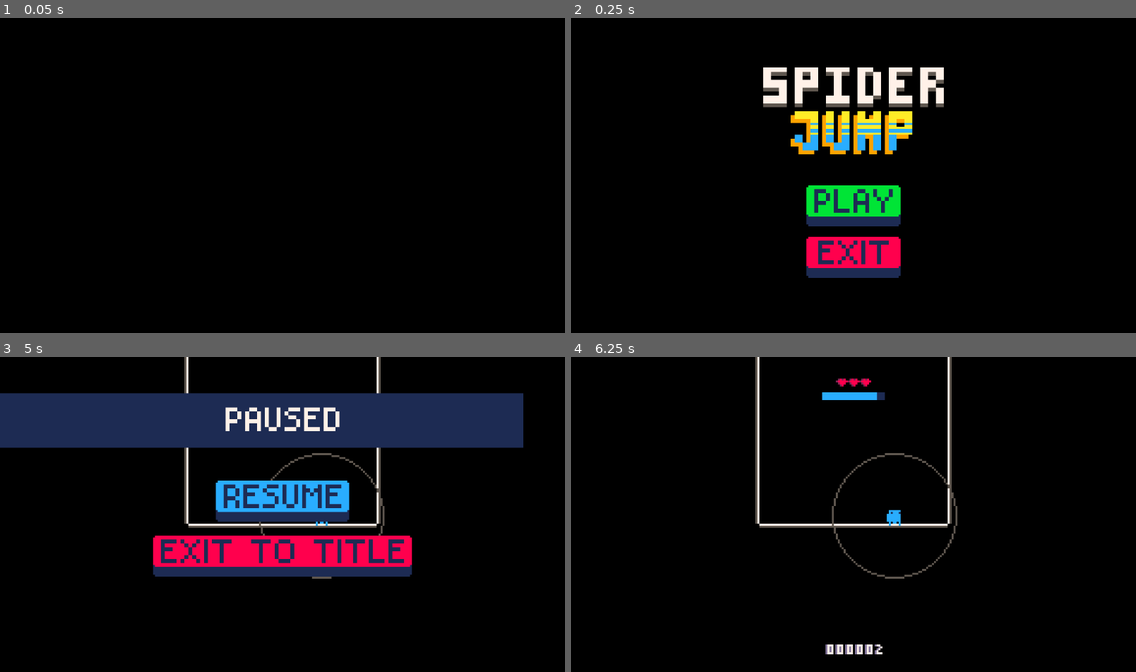
Above: before the commit, frames 1-4 (two rows, left to right).
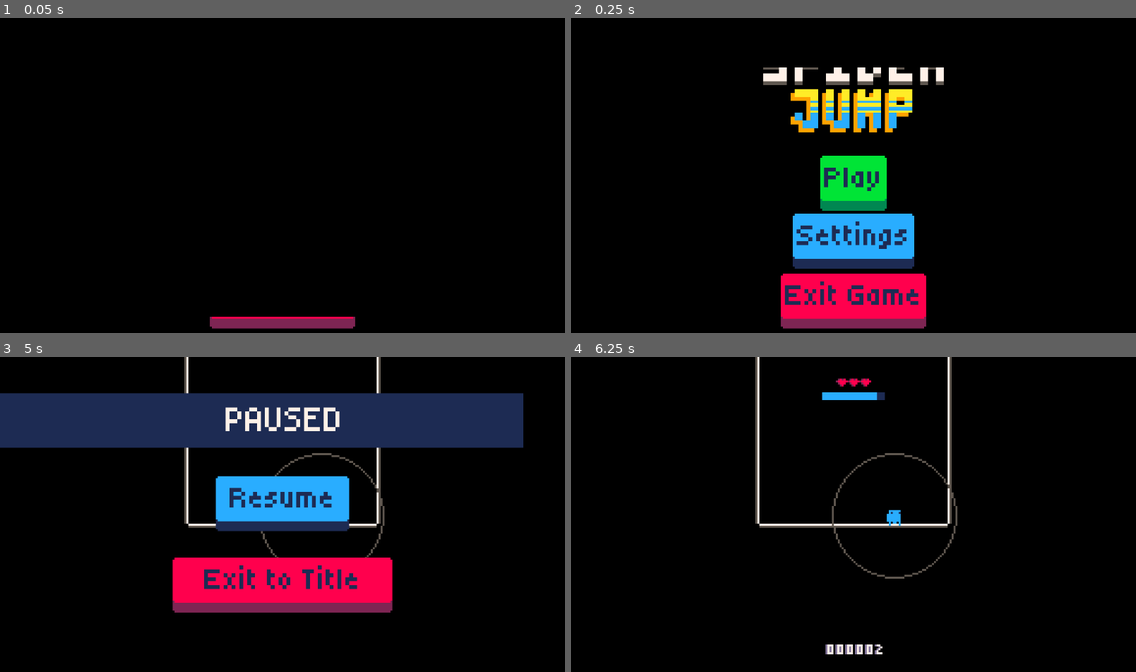
Above: after the commit, the same moments.

Repository: Flamenccio/spider-jump
Game: Godot game, scene res://scenes/ui/main_menu.tscn
The game is run twice, just before and just after one commit, with the same random seed, the same clock (stepped at 60 frames per second) and the same inputs. The engine's default icon, where the game draws it, is replaced by a stand-in: a white triangle on a blue panel in a dark square.
Inputs (mouse positions are in pixels of both pictures, inside the frame that each line leads up to; where the layout moved, square brackets give the same spot in the first picture):
- Up to frame 1 (0.05 s): no input
- Up to frame 2 (0.25 s): no input
- Up to frame 3 (5 s): click (282, 533) [282, 546] at 0.5 s; tap Enter at 1.25 s; move the mouse to (406, 498) at 1.27 s; press the mouse at (406, 498) at 1.28 s; hold D (move_right) 1.28-2 s; release the mouse at (406, 498) at 2 s; drag from (169, 530) to (282, 382) at 2.02 s; move the mouse to (339, 445) at 2.77 s; hold D (move_right) 2.78-3.5 s; tap Delete at 2.85 s; drag from (254, 580) to (316, 517) at 3.52 s; move the mouse to (452, 564) at 4.27 s; hold A (move_left) from 4.28 s (still down); tap V at 4.35 s; tap P (pause) at 4.9 s
- Up to frame 4 (6.25 s): release A (move_left) at 5 s; click (853, 514) [853, 501] at 5 s; click (853, 514) [853, 501] at 5.75 s

The runs differ from the first frame. In frame 1, 1.0% of the frame differs, in the area x 37-63%, y 94-99%; in frame 2, 15%, in the area x 34-66%, y 15-99%; in frame 3, 12%; in frame 4, nothing differs.

Commit message:
replace texture buttons with generic ones

Diff:
--- a/scenes/ui/main_menu.tscn
+++ b/scenes/ui/main_menu.tscn
@@ -1,34 +1,12 @@
-[gd_scene load_steps=13 format=3 uid="uid://ive8w8v858du"]
+[gd_scene load_steps=9 format=3 uid="uid://ive8w8v858du"]
 
 [ext_resource type="Script" uid="uid://sfl4mrieo753" path="res://scripts/ui/main_menu.gd" id="1_bqqt6"]
 [ext_resource type="Texture2D" uid="uid://dp2wmxagsoqx3" path="res://sprites/title_screen_elements-Sheet.png" id="1_l6cm7"]
-[ext_resource type="Texture2D" uid="uid://dbs0f2vbqjyh3" path="res://sprites/title_screen_buttons.png" id="2_ekxnf"]
 [ext_resource type="PackedScene" uid="uid://gq51feusbdw7" path="res://scenes/ui/screen_wipe.tscn" id="4_wu84c"]
 [ext_resource type="AudioStream" uid="uid://bl83no143xg5r" path="res://sounds/ui/select.wav" id="5_x2yvf"]
-
-[sub_resource type="AtlasTexture" id="AtlasTexture_rtw2f"]
-atlas = ExtResource("2_ekxnf")
-region = Rect2(64, 0, 48, 21)
-
-[sub_resource type="AtlasTexture" id="AtlasTexture_oa1go"]
-atlas = ExtResource("2_ekxnf")
-region = Rect2(64, 64, 48, 21)
-
-[sub_resource type="AtlasTexture" id="AtlasTexture_tbmy8"]
-atlas = ExtResource("2_ekxnf")
-region = Rect2(64, 32, 48, 21)
-
-[sub_resource type="AtlasTexture" id="AtlasTexture_bqqt6"]
-atlas = ExtResource("2_ekxnf")
-region = Rect2(112, 0, 48, 21)
-
-[sub_resource type="AtlasTexture" id="AtlasTexture_wu84c"]
-atlas = ExtResource("2_ekxnf")
-region = Rect2(112, 64, 48, 21)
-
-[sub_resource type="AtlasTexture" id="AtlasTexture_8ln24"]
-atlas = ExtResource("2_ekxnf")
-region = Rect2(112, 32, 48, 21)
+[ext_resource type="Theme" uid="uid://b3t6lqd2i1gui" path="res://ui_themes/button_red.tres" id="6_uhagc"]
+[ext_resource type="Theme" uid="uid://bfjqdtisiiai3" path="res://ui_themes/button_green.tres" id="7_btxxm"]
+[ext_resource type="Theme" uid="uid://das1u72cp37ra" path="res://ui_themes/button_blue.tres" id="7_wb0q5"]
 
 [sub_resource type="AtlasTexture" id="AtlasTexture_ekxnf"]
 atlas = ExtResource("1_l6cm7")
@@ -43,43 +21,60 @@
 grow_vertical = 2
 script = ExtResource("1_bqqt6")
 
-[node name="ExitButton" type="TextureButton" parent="."]
+[node name="ExitButton" type="Button" parent="."]
 layout_mode = 1
 anchors_preset = 8
 anchor_left = 0.5
 anchor_top = 0.5
 anchor_right = 0.5
 anchor_bottom = 0.5
-offset_left = -24.0
-offset_top = 152.0
-offset_right = 24.0
-offset_bottom = 173.0
+offset_left = -37.0
+offset_top = 254.0
+offset_right = 37.0
+offset_bottom = 293.0
 grow_horizontal = 2
 grow_vertical = 2
 scale = Vector2(4, 4)
-pivot_offset = Vector2(24, 10)
-texture_normal = SubResource("AtlasTexture_rtw2f")
-texture_pressed = SubResource("AtlasTexture_oa1go")
-texture_hover = SubResource("AtlasTexture_tbmy8")
+pivot_offset = Vector2(37, 19)
+theme = ExtResource("6_uhagc")
+text = "Exit Game"
 
-[node name="PlayButton" type="TextureButton" parent="."]
+[node name="PlayButton" type="Button" parent="."]
 layout_mode = 1
 anchors_preset = 8
 anchor_left = 0.5
 anchor_top = 0.5
 anchor_right = 0.5
 anchor_bottom = 0.5
-offset_left = -24.0
-offset_top = 47.0
-offset_right = 24.0
-offset_bottom = 68.0
+offset_left = -17.0
+offset_top = 14.0
+offset_right = 17.0
+offset_bottom = 53.0
 grow_horizontal = 2
 grow_vertical = 2
 scale = Vector2(4, 4)
-pivot_offset = Vector2(24, 10)
-texture_normal = SubResource("AtlasTexture_bqqt6")
-texture_pressed = SubResource("AtlasTexture_wu84c")
-texture_hover = SubResource("AtlasTexture_8ln24")
+pivot_offset = Vector2(17, 19)
+theme = ExtResource("7_btxxm")
+text = "Play"
+
+[node name="SettingsButton" type="Button" parent="."]
+layout_mode = 1
+anchors_preset = 8
+anchor_left = 0.5
+anchor_top = 0.5
+anchor_right = 0.5
+anchor_bottom = 0.5
+offset_left = -31.0
+offset_top = 132.0
+offset_right = 31.0
+offset_bottom = 171.0
+grow_horizontal = 2
+grow_vertical = 2
+scale = Vector2(4, 4)
+pivot_offset = Vector2(31, 19)
+theme = ExtResource("7_wb0q5")
+text = "Settings
+"
 
 [node name="TitleSprite" type="TextureRect" parent="."]
 layout_mode = 1
@@ -89,9 +84,9 @@
 anchor_right = 0.5
 anchor_bottom = 0.5
 offset_left = -46.0
-offset_top = -161.0
+offset_top = -206.0
 offset_right = 46.0
-offset_bottom = -115.0
+offset_bottom = -160.0
 grow_horizontal = 2
 grow_vertical = 2
 scale = Vector2(4, 4)
--- a/scenes/ui/pause_screen.tscn
+++ b/scenes/ui/pause_screen.tscn
@@ -1,38 +1,16 @@
-[gd_scene load_steps=13 format=3 uid="uid://dind7ho1brwrn"]
+[gd_scene load_steps=9 format=3 uid="uid://dind7ho1brwrn"]
 
 [ext_resource type="Script" uid="uid://drqv7cbcuecnt" path="res://scripts/ui/pause_screen.gd" id="1_27awe"]
 [ext_resource type="PackedScene" uid="uid://gq51feusbdw7" path="res://scenes/ui/screen_wipe.tscn" id="1_gchx3"]
 [ext_resource type="Texture2D" uid="uid://ddmvrvqngqji3" path="res://resources/powerups/screen_wipe_1.png" id="2_qeunj"]
 [ext_resource type="Texture2D" uid="uid://8e7tqh61xbai" path="res://sprites/pause_menu_elements.png" id="3_hr2n2"]
+[ext_resource type="Theme" uid="uid://das1u72cp37ra" path="res://ui_themes/button_blue.tres" id="5_lyq4t"]
+[ext_resource type="Theme" uid="uid://b3t6lqd2i1gui" path="res://ui_themes/button_red.tres" id="5_oc7jr"]
 [ext_resource type="AudioStream" uid="uid://bl83no143xg5r" path="res://sounds/ui/select.wav" id="5_wrw5x"]
 
 [sub_resource type="AtlasTexture" id="AtlasTexture_27awe"]
 atlas = ExtResource("3_hr2n2")
 region = Rect2(3, 98, 58, 12)
-
-[sub_resource type="AtlasTexture" id="AtlasTexture_hr2n2"]
-atlas = ExtResource("3_hr2n2")
-region = Rect2(132, 0, 68, 21)
-
-[sub_resource type="AtlasTexture" id="AtlasTexture_duq8p"]
-atlas = ExtResource("3_hr2n2")
-region = Rect2(132, 64, 68, 21)
-
-[sub_resource type="AtlasTexture" id="AtlasTexture_k26m1"]
-atlas = ExtResource("3_hr2n2")
-region = Rect2(132, 32, 68, 21)
-
-[sub_resource type="AtlasTexture" id="AtlasTexture_o31j6"]
-atlas = ExtResource("3_hr2n2")
-region = Rect2(0, 0, 132, 21)
-
-[sub_resource type="AtlasTexture" id="AtlasTexture_lubob"]
-atlas = ExtResource("3_hr2n2")
-region = Rect2(0, 64, 132, 21)
-
-[sub_resource type="AtlasTexture" id="AtlasTexture_213y4"]
-atlas = ExtResource("3_hr2n2")
-region = Rect2(0, 32, 132, 21)
 
 [node name="PauseScreen" type="Control"]
 process_mode = 3
@@ -77,7 +55,7 @@
 pivot_offset = Vector2(29, 6)
 texture = SubResource("AtlasTexture_27awe")
 
-[node name="ResumeButton" type="TextureButton" parent="."]
+[node name="ResumeButton" type="Button" parent="."]
 layout_mode = 1
 anchors_preset = 8
 anchor_left = 0.5
@@ -92,28 +70,26 @@
 grow_vertical = 2
 scale = Vector2(4, 4)
 pivot_offset = Vector2(34, 10)
-texture_normal = SubResource("AtlasTexture_hr2n2")
-texture_pressed = SubResource("AtlasTexture_duq8p")
-texture_hover = SubResource("AtlasTexture_k26m1")
+theme = ExtResource("5_lyq4t")
+text = "Resume"
 
-[node name="ExitButton" type="TextureButton" parent="."]
+[node name="ExitButton" type="Button" parent="."]
 layout_mode = 1
 anchors_preset = 8
 anchor_left = 0.5
 anchor_top = 0.5
 anchor_right = 0.5
 anchor_bottom = 0.5
-offset_left = -66.0
-offset_top = 70.0
-offset_right = 66.0
-offset_bottom = 91.0
+offset_left = -56.25
+offset_top = 142.0
+offset_right = 55.75
+offset_bottom = 181.0
 grow_horizontal = 2
 grow_vertical = 2
 scale = Vector2(4, 4)
-pivot_offset = Vector2(66, 10)
-texture_normal = SubResource("AtlasTexture_o31j6")
-texture_pressed = SubResource("AtlasTexture_lubob")
-texture_hover = SubResource("AtlasTexture_213y4")
+pivot_offset = Vector2(56, 19)
+theme = ExtResource("5_oc7jr")
+text = "Exit to Title"
 
 [node name="ButtonSelect" type="AudioStreamPlayer" parent="."]
 stream = ExtResource("5_wrw5x")
--- /dev/null
+++ b/scenes/ui/settings_screen.tscn
@@ -0,0 +1,50 @@
+[gd_scene load_steps=4 format=3 uid="uid://6m7hddkqnkq7"]
+
+[ext_resource type="FontFile" uid="uid://m2gxs3lik11m" path="res://fonts/Tiny5-Regular.ttf" id="1_5op3j"]
+[ext_resource type="Theme" uid="uid://das1u72cp37ra" path="res://ui_themes/button_blue.tres" id="2_0qbrj"]
+
+[sub_resource type="LabelSettings" id="LabelSettings_0qbrj"]
+font = ExtResource("1_5op3j")
+font_size = 64
+
+[node name="SettingsScreen" type="Control"]
+layout_mode = 3
+anchors_preset = 15
+anchor_right = 1.0
+anchor_bottom = 1.0
+grow_horizontal = 2
+grow_vertical = 2
+
+[node name="Label" type="Label" parent="."]
+layout_mode = 1
+anchors_preset = 5
+anchor_left = 0.5
+anchor_right = 0.5
+offset_left = -116.0
+offset_top = 39.0
+offset_right = 116.0
+offset_bottom = 111.0
+grow_horizontal = 2
+text = "Settings"
+label_settings = SubResource("LabelSettings_0qbrj")
+horizontal_alignment = 1
+vertical_alignment = 1
+
+[node name="AudioSettings" type="Button" parent="."]
+layout_mode = 1
+anchors_preset = 8
+anchor_left = 0.5
+anchor_top = 0.5
+anchor_right = 0.5
+anchor_bottom = 0.5
+offset_left = -28.0
+offset_top = -86.0
+offset_right = 28.0
+offset_bottom = -47.0
+grow_horizontal = 2
+grow_vertical = 2
+scale = Vector2(4, 4)
+pivot_offset = Vector2(28, 19)
+theme = ExtResource("2_0qbrj")
+text = "Audio
+"
--- a/ui_themes/button_blue.tres
+++ b/ui_themes/button_blue.tres
@@ -1,7 +1,9 @@
-[gd_resource type="Theme" load_steps=9 format=3 uid="uid://das1u72cp37ra"]
+[gd_resource type="Theme" load_steps=10 format=3 uid="uid://das1u72cp37ra"]
 
 [ext_resource type="FontFile" uid="uid://m2gxs3lik11m" path="res://fonts/Tiny5-Regular.ttf" id="1_cg3fv"]
 [ext_resource type="Texture2D" uid="uid://cfn4h17l860fv" path="res://sprites/generic_buttons.png" id="2_3yudp"]
+
+[sub_resource type="StyleBoxEmpty" id="StyleBoxEmpty_cg3fv"]
 
 [sub_resource type="AtlasTexture" id="AtlasTexture_2rpht"]
 atlas = ExtResource("2_3yudp")
@@ -46,6 +48,7 @@
 Button/colors/font_hover_color = Color(0.11372549, 0.16862746, 0.3254902, 1)
 Button/colors/font_pressed_color = Color(0.11372549, 0.16862746, 0.3254902, 1)
 Button/fonts/font = ExtResource("1_cg3fv")
+Button/styles/focus = SubResource("StyleBoxEmpty_cg3fv")
 Button/styles/hover = SubResource("StyleBoxTexture_txbdh")
 Button/styles/normal = SubResource("StyleBoxTexture_2rpht")
 Button/styles/pressed = SubResource("StyleBoxTexture_jarie")
--- a/ui_themes/button_green.tres
+++ b/ui_themes/button_green.tres
@@ -1,7 +1,9 @@
-[gd_resource type="Theme" load_steps=9 format=3 uid="uid://bfjqdtisiiai3"]
+[gd_resource type="Theme" load_steps=10 format=3 uid="uid://bfjqdtisiiai3"]
 
 [ext_resource type="FontFile" uid="uid://m2gxs3lik11m" path="res://fonts/Tiny5-Regular.ttf" id="1_42fau"]
 [ext_resource type="Texture2D" uid="uid://cfn4h17l860fv" path="res://sprites/generic_buttons.png" id="2_xq1re"]
+
+[sub_resource type="StyleBoxEmpty" id="StyleBoxEmpty_42fau"]
 
 [sub_resource type="AtlasTexture" id="AtlasTexture_2rpht"]
 atlas = ExtResource("2_xq1re")
@@ -46,6 +48,7 @@
 Button/colors/font_hover_color = Color(0.11372549, 0.16862746, 0.3254902, 1)
 Button/colors/font_pressed_color = Color(0.11372549, 0.16862746, 0.3254902, 1)
 Button/fonts/font = ExtResource("1_42fau")
+Button/styles/focus = SubResource("StyleBoxEmpty_42fau")
 Button/styles/hover = SubResource("StyleBoxTexture_txbdh")
 Button/styles/normal = SubResource("StyleBoxTexture_2rpht")
 Button/styles/pressed = SubResource("StyleBoxTexture_jarie")
Not shown: 1 places in scenes/ui/pause_screen.tscn that only renumber resources
